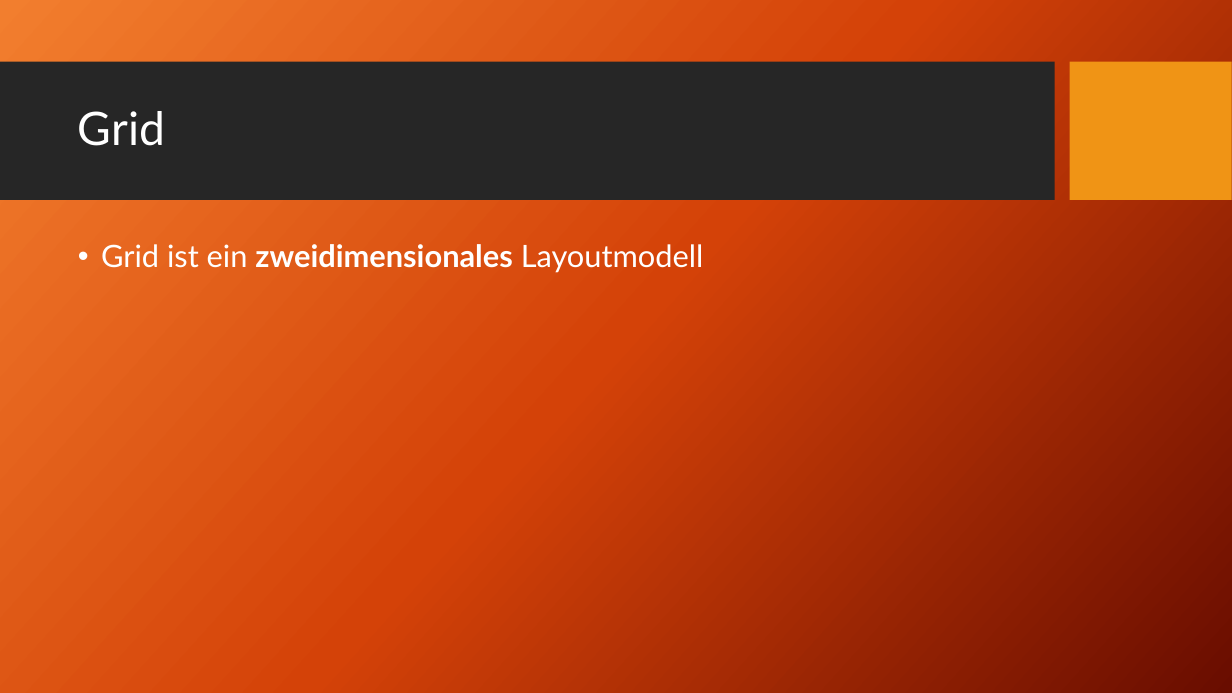
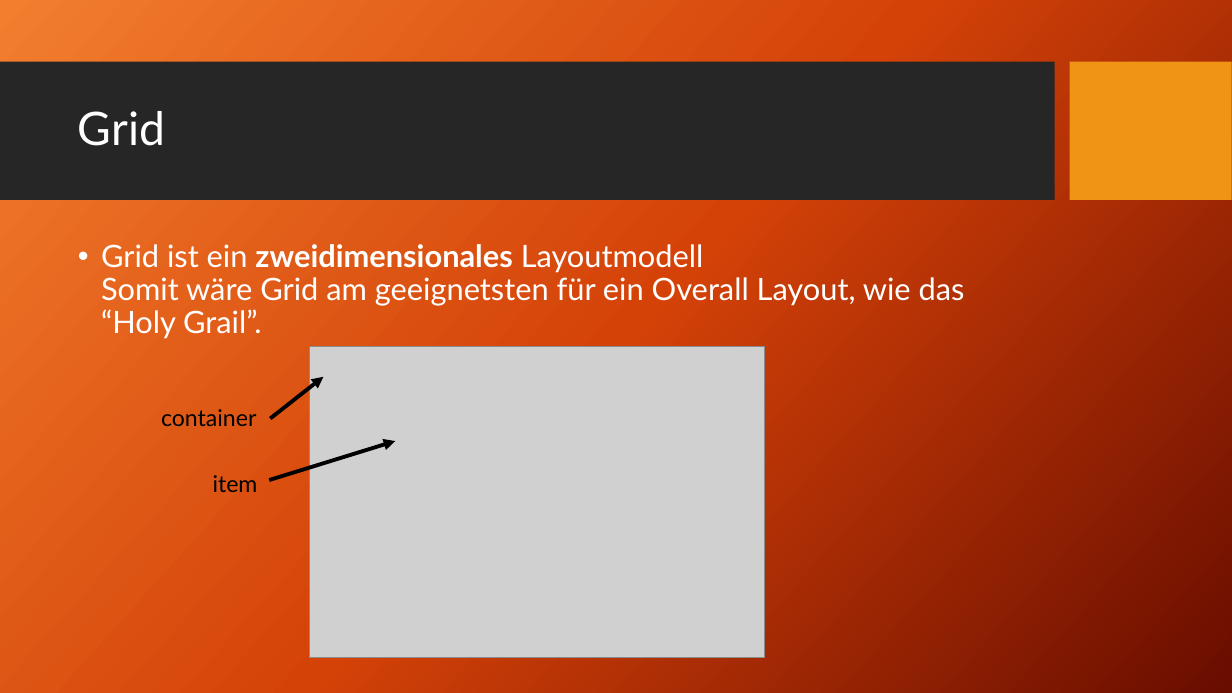
Before and after one commit to TomFrey/htmlCssBasicUebungen, a slide deck: slide 77 of html Schulung.pptx. Drawn at 1232x693 pixels with LibreOffice and Linux fonts; fonts in the diff are those of the drawing; grey boxes stand for pictures; background and template pictures are left out. Boxes give left, top, right and bottom in pixels: in the first picture for what was removed or moved away, otherwise in the second. Text is boxed around its words. In the diff, an @@ line names an element or a change of style, - is before the commit and + after.

Commit message:
css Grid zur PowerPoint Präsentation hinzugefügt.

```diff
--- a/html Schulung.pptx
+++ b/html Schulung.pptx
@@ text at [101, 244, 965, 339]: text changed @@
-• Grid ist ein zweidimensionales Layoutmodell
+• Grid ist ein zweidimensionales Layoutmodell
+  Somit wäre Grid am geeignetsten für ein Overall Layout, wie das “Holy Grail”.
@@ picture added at [309, 347, 764, 658] @@
@@ arrow added from (270, 419) to (323, 377), #000000 3 pt @@
@@ text added at [161, 409, 256, 426], 18 pt, text #000000 @@
+container
@@ arrow added from (269, 481) to (396, 441), #000000 3 pt @@
@@ text added at [213, 475, 258, 492], 18 pt, text #000000 @@
+item
```
Also in this commit, not shown: 2 other slides changed, 8 slides added, 3 slides removed.
